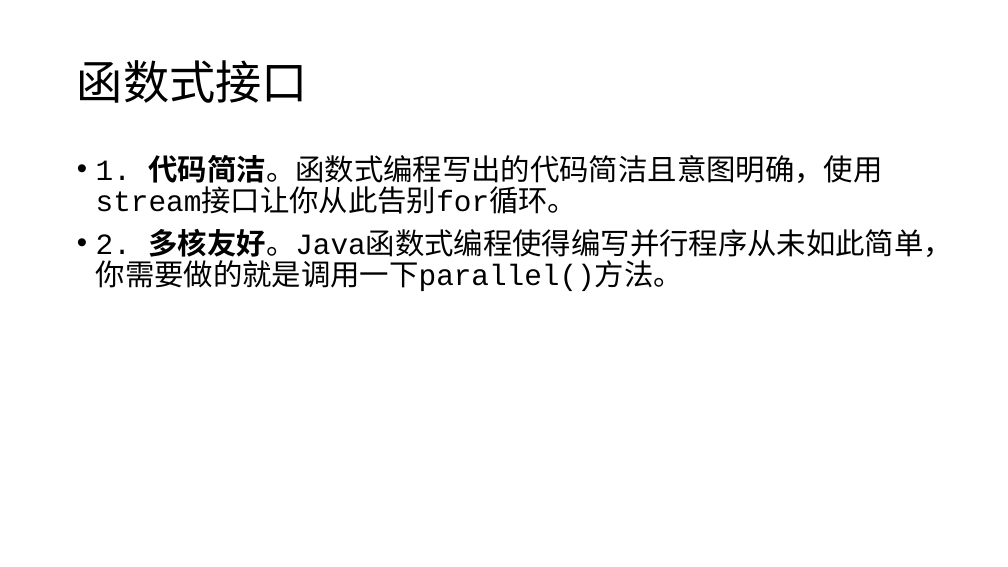
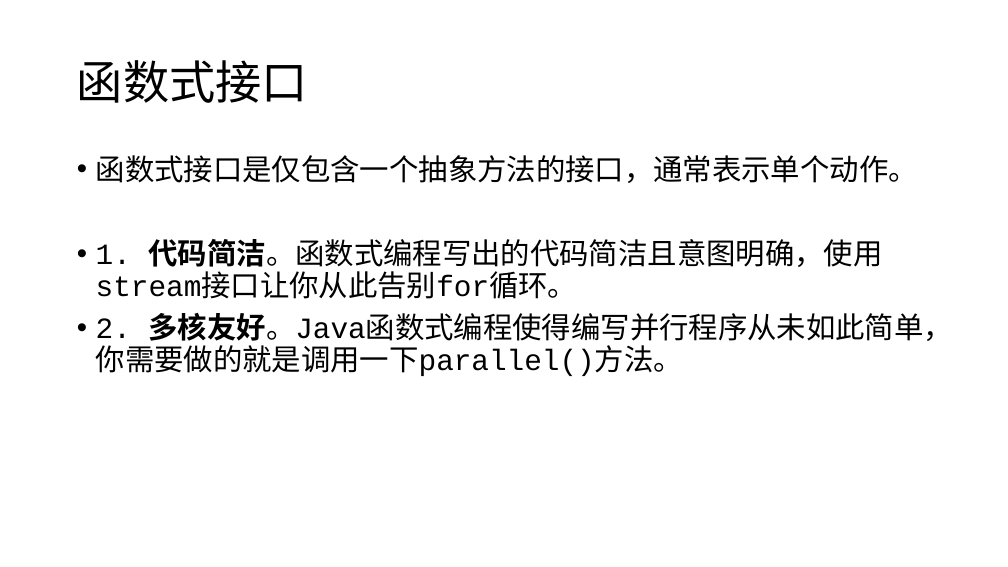
Before and after one commit to RuWang-0/lambda-in-Java-C-, a slide deck: slide 10 of lambda-ppt.pptx (slide 13 before the commit). Drawn at 1008x567 pixels with LibreOffice and Linux fonts; fonts in the diff are those of the drawing. Boxes give left, top, right and bottom in pixels: in the first picture for what was removed or moved away, otherwise in the second. Text is boxed around its words. In the diff, an @@ line names an element or a change of style, - is before the commit and + after.

```diff
--- a/lambda-ppt.pptx
+++ b/lambda-ppt.pptx
@@ text at (96,155,918,183): paragraph added @@
+• 函数式接口是仅包含一个抽象方法的接口，通常表示单个动作。
```
Also in this commit, not shown: 11 other slides changed, 2 slides added, 4 slides removed.
